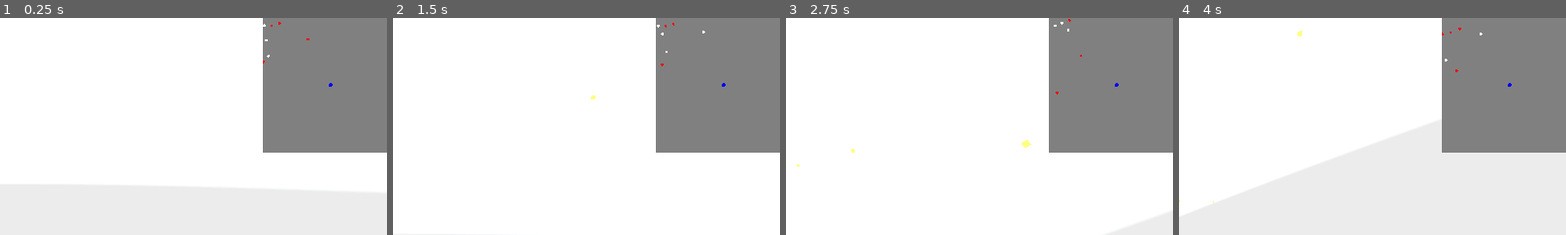
Above: before the commit, frames 1-4 (left to right).
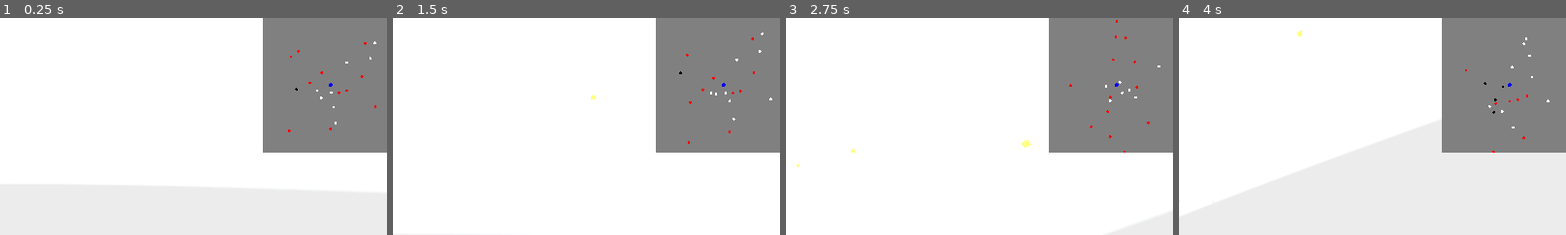
Above: after the commit, the same moments.

Repository: fixitman/g-multi
Game: Godot game, scene res://scenes/game.tscn
Two runs of this game, one before a commit and one after it. Both use one fixed random seed, a clock stepped at 60 frames per second and the inputs below. A sky picture missing from this copy of the repository is replaced by a grey-blue gradient.
Inputs (mouse positions are % of the whole screen's width and height, from its top left):
- Up to frame 1 (0.25 s): no input
- Up to frame 2 (1.5 s): tap Enter at 0.5 s; move the mouse to (72, 45) at 0.52 s; hold Right (right) 0.53-1.28 s; hold Ctrl (micro) 0.53-1.28 s; click (72, 45) at 0.67 s; move the mouse to (30, 55) at 1.27 s; hold Down (down) from 1.28 s (still down); tap Space (shoot_gun) at 1.35 s
- Up to frame 3 (2.75 s): move the mouse to (60, 28) at 2.02 s; release Down (down) at 2.03 s; hold Right (right) from 2.03 s (still down); hold Tab (turbo) from 2.03 s (still down)
- Up to frame 4 (4 s): move the mouse to (45, 70) at 2.77 s; release Right (right) at 2.78 s; release Tab (turbo) at 2.78 s; hold Up (up) 2.78-3.53 s; tap Ctrl (micro) at 2.85 s; click (45, 70) at 2.92 s; move the mouse to (80, 65) at 3.52 s; hold Left (left) from 3.53 s (still down); hold Space (shoot_gun) from 3.53 s (still down)
The pictures show only the part of the screen within x 49-99%, y 0-50%; the shares and areas given below are measured in that part.

The runs differ from the first frame. In frame 1, 0.2% of the frame differs, in the area x 67-98%, y 1-53%; in frame 2, 0.2%, in the area x 68-98%, y 2-59%; in frame 3, 0.2%; in frame 4, 0.2%.

Commit message:
moved minimap files into proper folders clamped minimap targets to minimap screen

Diff:
--- a/minimap.gdshader
+++ b/resources/minimap.gdshader
@@ -16,7 +16,8 @@
 		for(int i = 0;i<int(sizef);i++){
 			vec4 point = texelFetch(target_data,ivec2(0,i+1),0);
 			vec2 pt = vec2(point.r/(2.0*range),point.b/(2.0*range)); //scale it down
-			pt + center ;  // move origin to center of screen
+			pt += center ;  // move origin to center of screen
+			pt = clamp(pt,vec2(0,0),vec2(1,1));
 			if(distance(UV, pt) < .01){
 				COLOR = enemy_color;
 				float elevation_degrees = degrees(asin(normalize(point).g));
--- a/minimap.tscn
+++ b/scenes/minimap.tscn
@@ -1,7 +1,7 @@
 [gd_scene load_steps=5 format=3 uid="uid://b174xpc07ua21"]
 
 [ext_resource type="Script" uid="uid://ctw3lihfi0rlk" path="res://scripts/minimap.gd" id="1_cvo86"]
-[ext_resource type="Shader" uid="uid://ck4qtd3vegjsg" path="res://minimap.gdshader" id="1_yfyr0"]
+[ext_resource type="Shader" uid="uid://ck4qtd3vegjsg" path="res://resources/minimap.gdshader" id="1_yfyr0"]
 
 [sub_resource type="ShaderMaterial" id="ShaderMaterial_cvo86"]
 shader = ExtResource("1_yfyr0")
--- a/scenes/ship.tscn
+++ b/scenes/ship.tscn
@@ -4,7 +4,7 @@
 [ext_resource type="PackedScene" uid="uid://c40r0r6y5mry3" path="res://scenes/16_destroyer.tscn" id="2_4tobq"]
 [ext_resource type="Material" uid="uid://ce0vef83874y6" path="res://resources/mat_flame.tres" id="3_4tobq"]
 [ext_resource type="PackedScene" uid="uid://jfau7eetugm8" path="res://scenes/gun.tscn" id="4_tfsc7"]
-[ext_resource type="PackedScene" uid="uid://b174xpc07ua21" path="res://minimap.tscn" id="5_7j21i"]
+[ext_resource type="PackedScene" uid="uid://b174xpc07ua21" path="res://scenes/minimap.tscn" id="5_7j21i"]
 
 [sub_resource type="CylinderMesh" id="CylinderMesh_tfsc7"]
 top_radius = 1.25
Renamed: minimap.gdshader.uid -> resources/minimap.gdshader.uid
